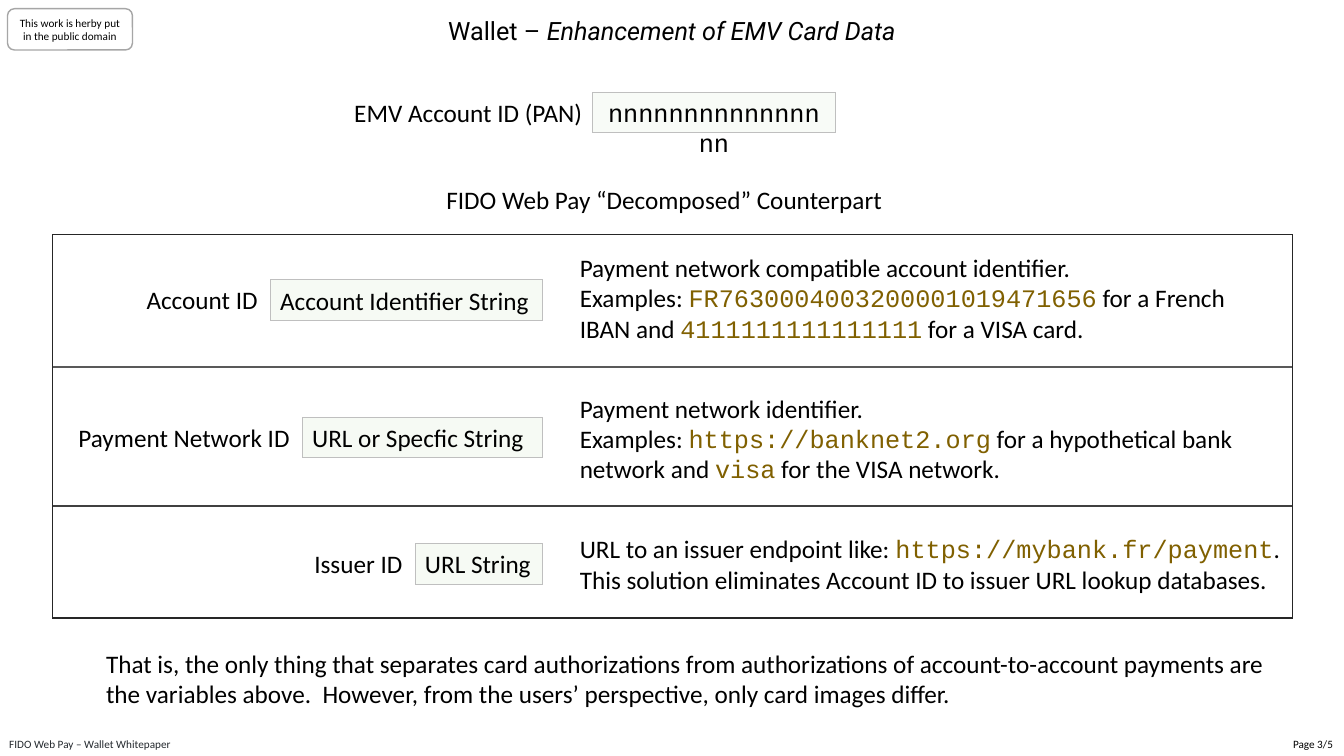
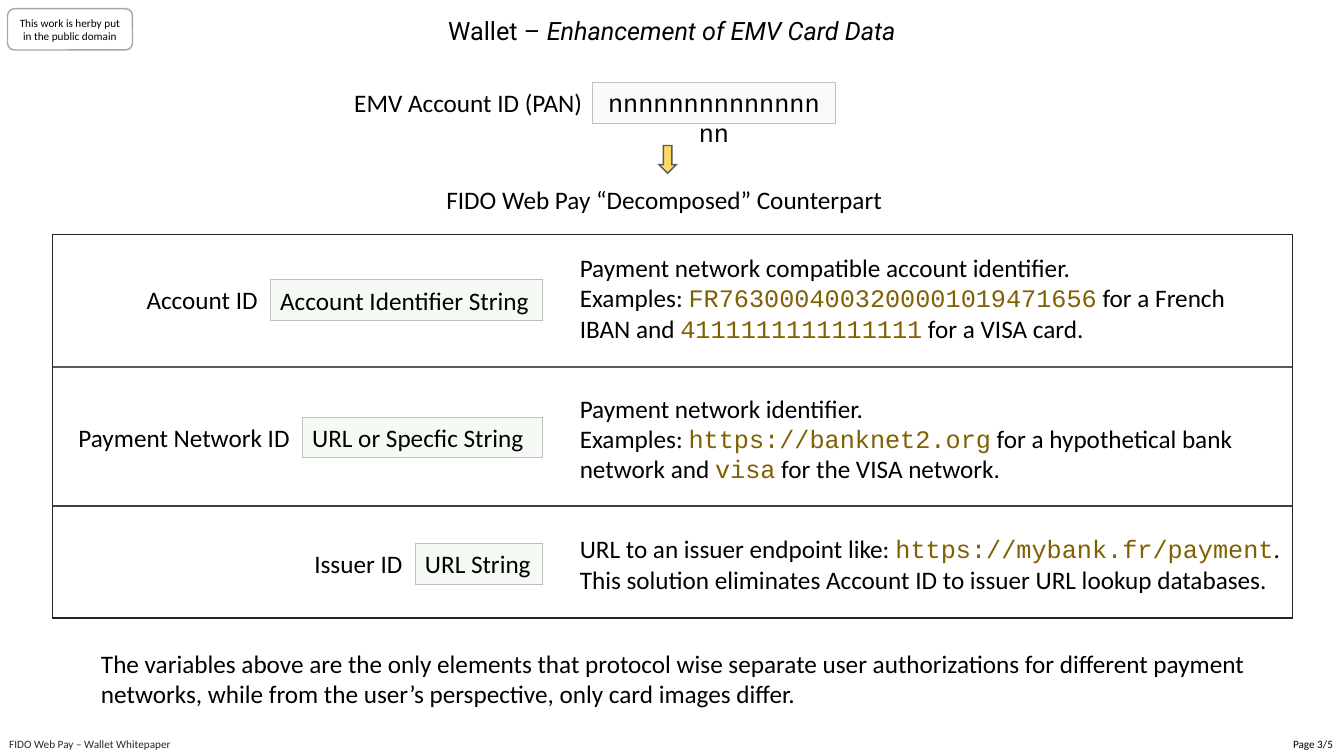
Before and after one commit to fido-web-pay/specification, a slide deck: slide 3 of fido-wallet-whitepaper.pptx. Drawn at 1344x756 pixels with LibreOffice and Linux fonts; fonts in the diff are those of the drawing. Boxes give left, top, right and bottom in pixels: in the first picture for what was removed or moved away, otherwise in the second. Text is boxed around its words. In the diff, an @@ line names an element or a change of style, - is before the commit and + after.

```diff
--- a/fido-wallet-whitepaper.pptx
+++ b/fido-wallet-whitepaper.pptx
@@ text "EMV Account ID (PAN)": place and size @@
-text "EMV Account ID (PAN)" at (354,103,582,126)
+text "EMV Account ID (PAN)" at (354,93,582,116)
@@ rectangle "nnnnnnnnnnnnnnnn": place and size @@
-rectangle "nnnnnnnnnnnnnnnn" at (592,92,836,132)
+rectangle "nnnnnnnnnnnnnnnn" at (592,83,836,123)
@@ left arrow added at (660,146,677,174), fill #FFD966, outline #595959 1 pt @@
@@ text at (101,655,1243,708): text changed @@
-That is, the only thing that separates card authorizations from authorizations of account-to-account payments are the variables above. However, from the users’ perspective, only card images differ.
+The variables above are the only elements that protocol wise separate user authorizations for different payment networks, while from the user’s perspective, only card images differ.
```
Also in this commit, not shown: 1 other slide changed, 1 other file.
